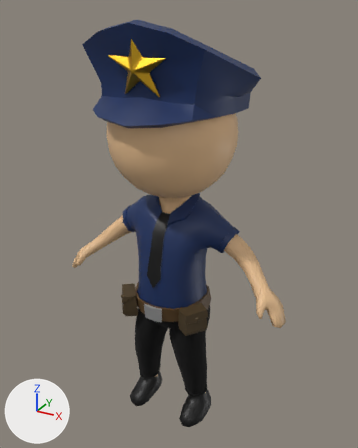
Before and after pictures for a commit that changed the FBX model Assets/0-LevelEquipment/Modeller/polisana.fbx.
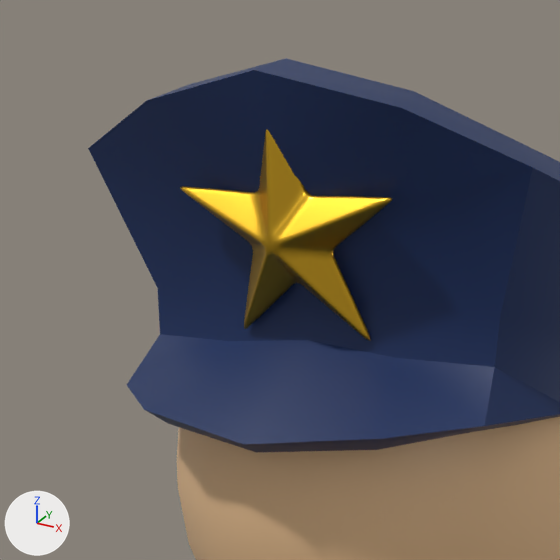
The first picture shows the older version from a 50 mm camera at (1.107, -1.937, 1.338) aimed at (0.001, 0.072, 0.333). The close-ups show both versions on the part from 16% to 59% of the width and 1% to 35% of the height of that picture; other places that the commit changed are outside them. The lights are fixed; the arrows at lower left show +X, +Y and +Z. Where no turn or scale is listed for an object, it has been applied to the vertices.

Objects in the first close-up: 'Character_Male_Police.003', 'Cylinder.002', 'Stickman_heads_sphere.005'.
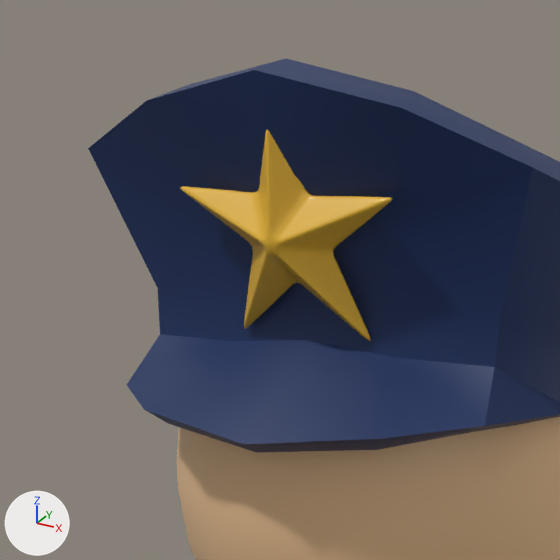
The newer file is also turned or shifted as a whole; pictures and numbers use the older file's frame.

Boxes (x1, y1, x2, y2) around the edits, measured in the close-ups (560 x 560 px):
'Cylinder.002', recoloured
    both: (180, 129, 393, 341)

Edits to the bpy script that builds the scene:
```text
Add mat_material_112:
    mat_material_112 = principled_material('Material.112')
    mat_material_112.base_color = (0.8, 0.469, 0.0348)  # yellow #e7b634
    mat_material_112.roughness = 0.35
Change me_cylinder_001:
    where me_cylinder_001.from_pydata(...)  # 482 vertices, 960 faces; spans x -0.135..0.135, y -0.04..0.04, z -0.112..0.138
    remove me_cylinder_001.materials.append(mat_material_022)  # yellow #e7b634
    add me_cylinder_001.materials.append(mat_material_112)  # yellow #e7b634
```
